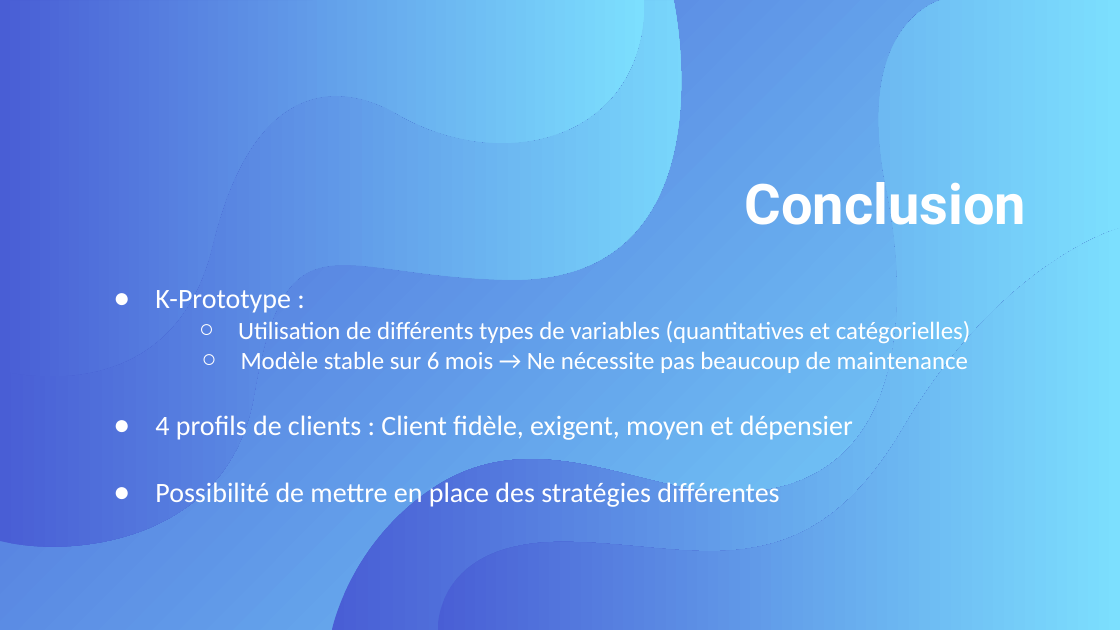
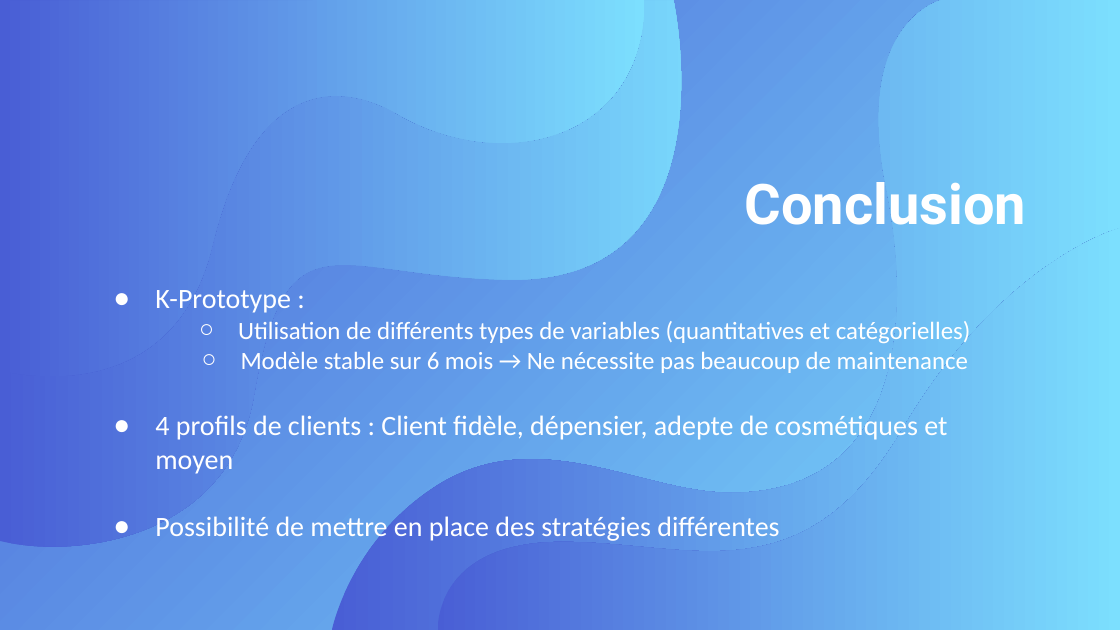
Before and after one commit to Sylvariane/segmentez_les_clients, a slide deck: slide 23 of POlist_03_presentation.pptx. Drawn at 1120x630 pixels with LibreOffice and Linux fonts; fonts in the diff are those of the drawing. Boxes give left, top, right and bottom in pixels: in the first picture for what was removed or moved away, otherwise in the second. Text is boxed around its words. In the diff, an @@ line names an element or a change of style, - is before the commit and + after.

```diff
--- a/POlist_03_presentation.pptx
+++ b/POlist_03_presentation.pptx
@@ subtitle at (155, 415, 947, 474): text changed @@
-● 4 profils de clients : Client fidèle, exigent, moyen et dépensier
+● 4 profils de clients : Client fidèle, dépensier, adepte de cosmétiques et moyen
```
Also in this commit, not shown: 22 other slides changed, 9 other files.
